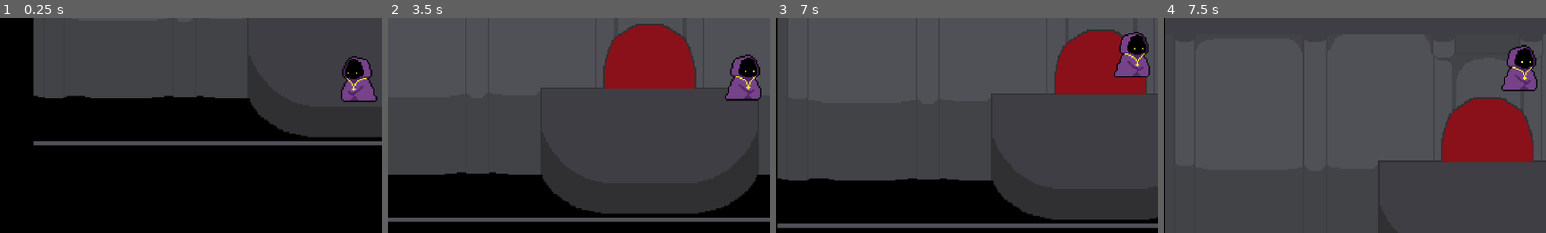
Above: before the commit, frames 1-4 (left to right).
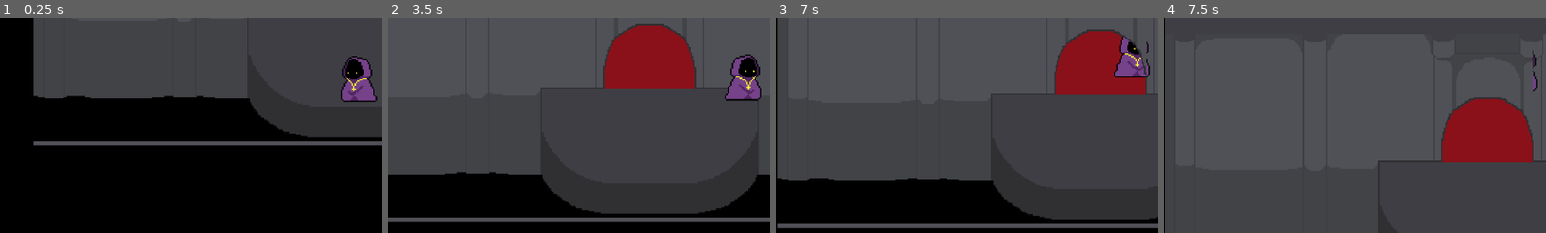
Above: after the commit, the same moments.

Repository: FavourAdekola/The-MathMagician
Game: Godot game, scene res://Scenes/starting_level.tscn
The game is run twice, just before and just after one commit, with the same random seed, the same clock (stepped at 60 frames per second) and the same inputs. The project has no main scene, so this scene is started directly.
Inputs:
- Up to frame 1 (0.25 s): no input
- Up to frame 2 (3.5 s): tap Enter at 0.5, 2.75 s; hold D (move_right) 0.53-1.28 s; tap Space (dash) at 0.6, 1.35, 2, 2.1, 2.85 s; hold S (move_down) 1.28-2.03 s; hold D (move_right) 2.03-2.78 s; hold W (move_up) from 2.78 s (still down)
- Up to frame 3 (7 s): release W (move_up) at 3.53 s; hold A (move_left) 3.53-5.03 s; tap Space (dash) every 0.75 s from 3.6 to 6.6 s; hold S (move_down) 5.03-5.78 s; hold D (move_right) 5.78-6.53 s; hold W (move_up) from 6.53 s (still down)
- Up to frame 4 (7.5 s): release W (move_up) at 7.28 s; hold D (move_right) from 7.28 s (still down); tap Space (dash) at 7.35 s
The pictures show only the part of the screen within x 3-53%, y 36-86%; the shares and areas given below are measured in that part.

Frames 1-2 are identical in both runs. In frame 3, 0.5% of the frame differs, in the area x 90-97%, y 6-28%; in frame 4, 1.5%, in the area x 88-97%, y 12-35%.

Commit message:
Working Book and Walls and Such

Diff:
--- a/Scenes/spellbook.tscn
+++ b/Scenes/spellbook.tscn
@@ -194,7 +194,6 @@
 texture_normal = ExtResource("14_j4g36")
 
 [node name="SubtractionSign" type="TextureButton" parent="Operators"]
-visible = false
 texture_filter = 1
 layout_mode = 0
 offset_left = -225.0
@@ -205,7 +204,6 @@
 texture_normal = ExtResource("15_kufni")
 
 [node name="DivisionSign" type="TextureButton" parent="Operators"]
-visible = false
 texture_filter = 1
 layout_mode = 0
 offset_left = -225.0
@@ -216,7 +214,6 @@
 texture_normal = ExtResource("13_5rq3a")
 
 [node name="MultiplicationSign" type="TextureButton" parent="Operators"]
-visible = false
 texture_filter = 1
 layout_mode = 0
 offset_left = -300.0
--- a/Scenes/starting_level.tscn
+++ b/Scenes/starting_level.tscn
@@ -100,6 +100,7 @@
 centered = false
 
 [node name="Passage" type="Sprite2D" parent="Main Room"]
+z_index = 1
 texture_filter = 1
 position = Vector2(206, 0)
 texture = ExtResource("1_fhvnb")
@@ -119,6 +120,7 @@
 centered = false
 
 [node name="Castle Wall Hole" type="Sprite2D" parent="Main Room"]
+z_index = 1
 texture_filter = 1
 position = Vector2(206, 379.333)
 texture = ExtResource("2_eenn1")
Not shown: 1 places in Scenes/spellbook.tscn that only renumber resources
